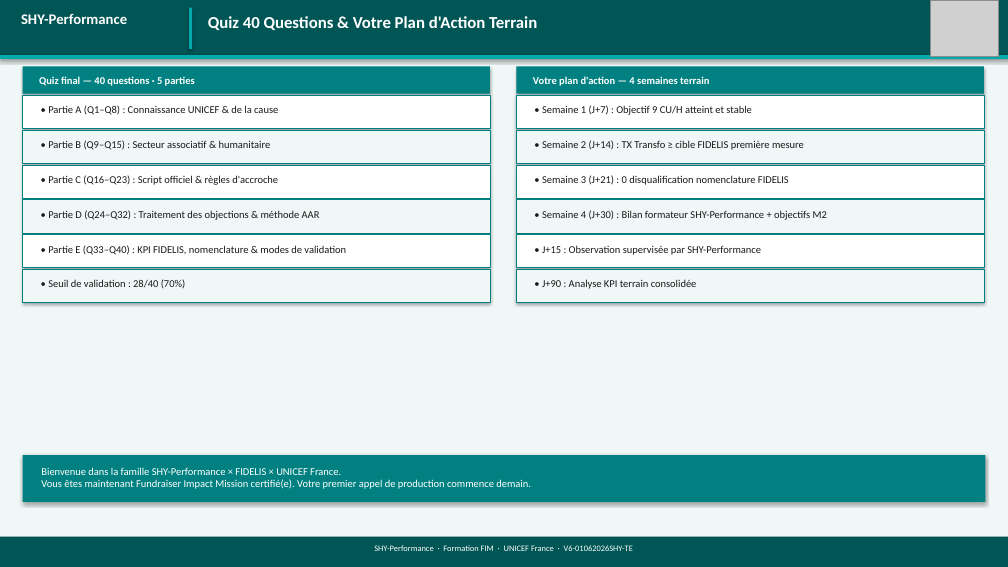
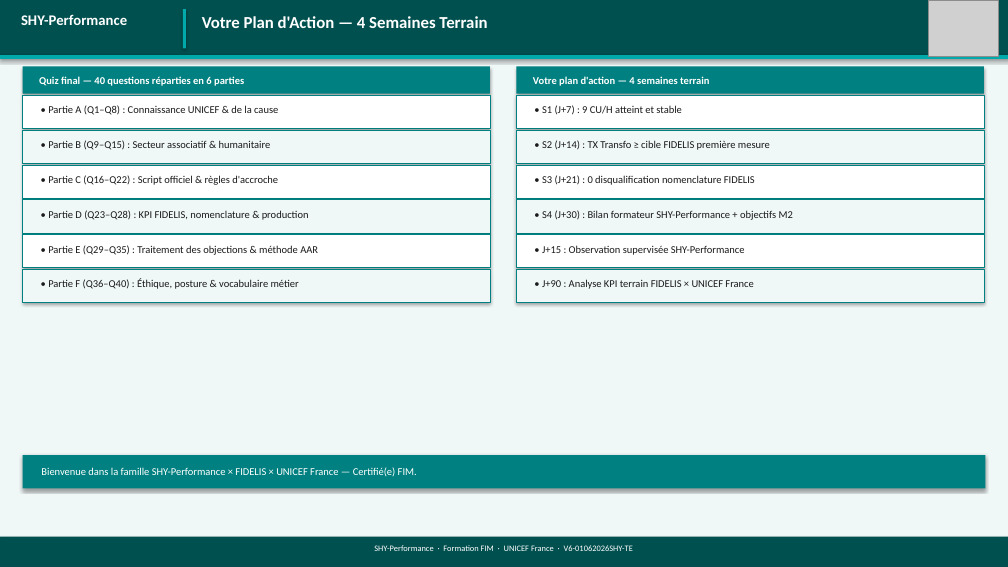
Before and after one commit to madsenfatou-code/fatou, a slide deck: slide 4 of FIM_BookJ5_Synthese_Simulations_V6-01062026SHY-TE.pptx. Drawn at 1008x567 pixels with LibreOffice and Linux fonts; fonts in the diff are those of the drawing; grey boxes stand for pictures. Boxes give left, top, right and bottom in pixels: in the first picture for what was removed or moved away, otherwise in the second. Text is boxed around its words. In the diff, an @@ line names an element or a change of style, - is before the commit and + after.

```diff
--- a/FIM_BookJ5_Synthese_Simulations_V6-01062026SHY-TE.pptx
+++ b/FIM_BookJ5_Synthese_Simulations_V6-01062026SHY-TE.pptx
@@ rectangle at bbox=[0, 0, 1008, 57]: fill #005555 to #005050 @@
@@ rectangle: place and size @@
-rectangle at bbox=[189, 8, 192, 49]
+rectangle at bbox=[183, 9, 186, 48]
@@ text at bbox=[202, 16, 487, 28]: text changed @@
-Quiz 40 Questions & Votre Plan d'Action Terrain
+Votre Plan d'Action — 4 Semaines Terrain
@@ text at bbox=[39, 76, 244, 86]: text changed @@
-Quiz final — 40 questions · 5 parties
+Quiz final — 40 questions réparties en 6 parties
@@ text at bbox=[542, 105, 682, 115]: text changed @@
-• Semaine 1 (J+7) : Objectif 9 CU/H atteint et stable
+• S1 (J+7) : 9 CU/H atteint et stable
@@ text at bbox=[542, 140, 770, 150]: text changed @@
-• Semaine 2 (J+14) : TX Transfo ≥ cible FIDELIS première mesure
+• S2 (J+14) : TX Transfo ≥ cible FIDELIS première mesure
@@ text at bbox=[542, 175, 755, 185]: text changed @@
-• Semaine 3 (J+21) : 0 disqualification nomenclature FIDELIS
+• S3 (J+21) : 0 disqualification nomenclature FIDELIS
@@ text at bbox=[48, 210, 309, 220]: text changed @@
-• Partie D (Q24–Q32) : Traitement des objections & méthode AAR
+• Partie D (Q23–Q28) : KPI FIDELIS, nomenclature & production
@@ text at bbox=[542, 210, 793, 220]: text changed @@
-• Semaine 4 (J+30) : Bilan formateur SHY-Performance + objectifs M2
+• S4 (J+30) : Bilan formateur SHY-Performance + objectifs M2
@@ text at bbox=[48, 245, 318, 255]: text changed @@
-• Partie E (Q33–Q40) : KPI FIDELIS, nomenclature & modes de validation
+• Partie E (Q29–Q35) : Traitement des objections & méthode AAR
@@ text at bbox=[542, 245, 745, 255]: text changed @@
-• J+15 : Observation supervisée par SHY-Performance
+• J+15 : Observation supervisée SHY-Performance
@@ text at bbox=[48, 279, 299, 289]: text changed @@
-• Seuil de validation : 28/40 (70%)
+• Partie F (Q36–Q40) : Éthique, posture & vocabulaire métier
@@ text at bbox=[542, 279, 753, 289]: text changed @@
-• J+90 : Analyse KPI terrain consolidée
+• J+90 : Analyse KPI terrain FIDELIS × UNICEF France
@@ rectangle: place and size @@
-rectangle at bbox=[23, 455, 985, 502]
+rectangle at bbox=[23, 455, 985, 488]
@@ text at bbox=[41, 467, 417, 476]: text changed @@
-Bienvenue dans la famille SHY-Performance × FIDELIS × UNICEF France.
-Vous êtes maintenant Fundraiser Impact Mission certifié(e). Votre premier appel de production commence demain.
+Bienvenue dans la famille SHY-Performance × FIDELIS × UNICEF France — Certifié(e) FIM.
```
Also in this commit, not shown: 3 other slides changed, 1 slide added, 10 other files.
